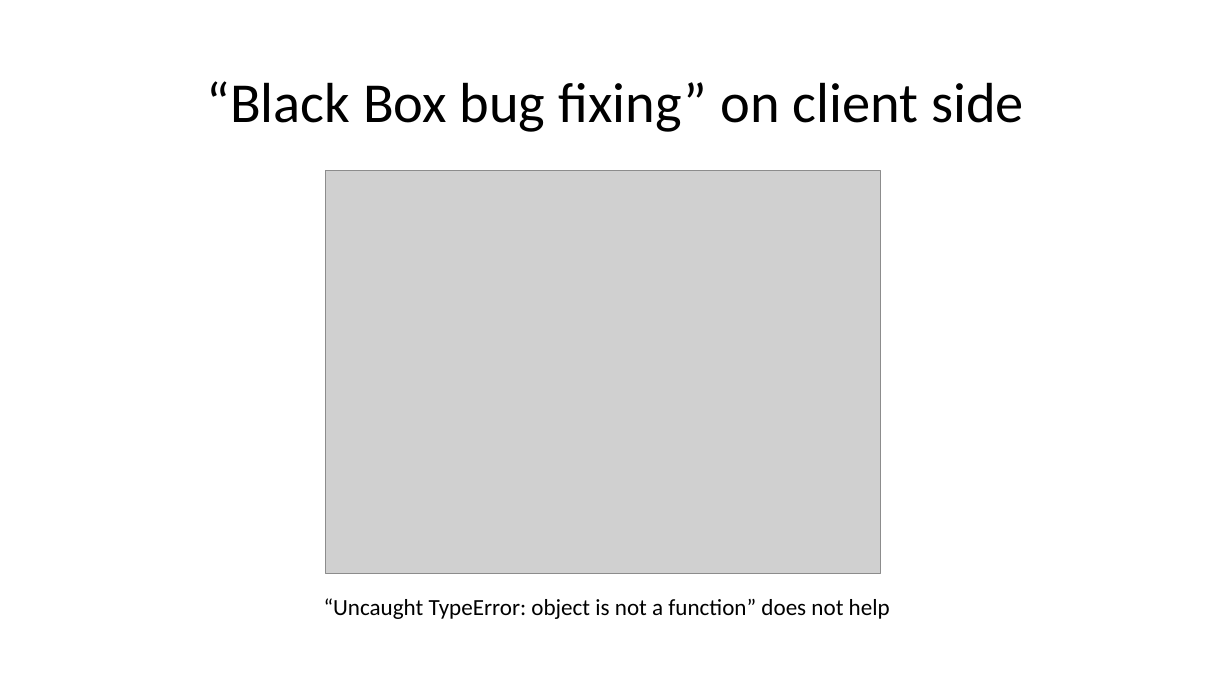
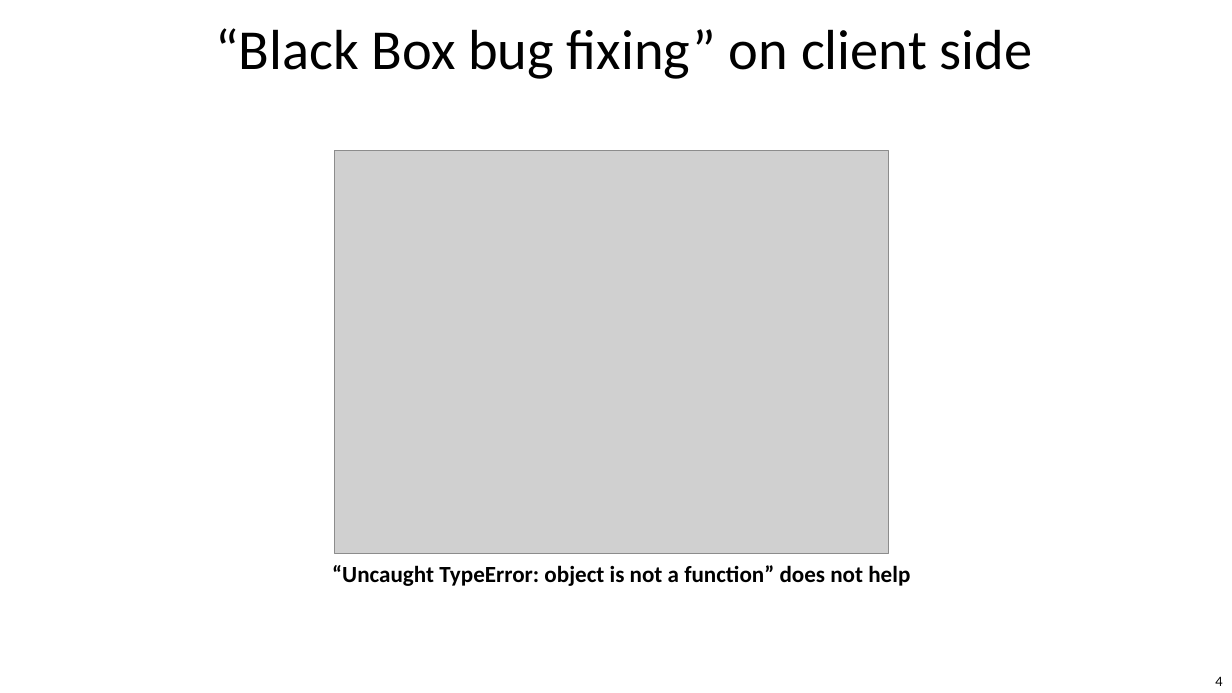
Before and after one commit to bogdan-cornianu/logger, a slide deck: slide 4 of Logger.pptx (slide 3 before the commit). Drawn at 1232x693 pixels with LibreOffice and Linux fonts; fonts in the diff are those of the drawing; grey boxes stand for pictures; background and template pictures are left out. Boxes give left, top, right and bottom in pixels: in the first picture for what was removed or moved away, otherwise in the second. Text is boxed around its words. In the diff, an @@ line names an element or a change of style, - is before the commit and + after.

```diff
--- a/Logger.pptx
+++ b/Logger.pptx
@@ text "“Black Box bug fixing” on ...": place and size @@
-text "“Black Box bug fixing” on ..." at bbox=[207, 81, 1024, 132]
+text "“Black Box bug fixing” on ..." at bbox=[215, 28, 1033, 79]
@@ text "“Black Box bug fixing” on ..." at bbox=[215, 28, 1033, 79]: vertical alignment middle to top @@
@@ picture: place and size @@
-picture at bbox=[326, 171, 881, 574]
+picture at bbox=[335, 151, 889, 554]
@@ text "“Uncaught TypeError: object is not ...": place and size @@
-text "“Uncaught TypeError: object is not ..." at bbox=[324, 598, 890, 619]
+text "“Uncaught TypeError: object is not ..." at bbox=[332, 565, 910, 586]
@@ text "“Uncaught TypeError: object is not ..." at bbox=[332, 565, 910, 586]: bold on @@
@@ page number added at bbox=[1215, 676, 1222, 686], 10 pt, text #000000 @@
+4
```
Also in this commit, not shown: 14 other slides changed, 2 slides added, 1 slide removed.
